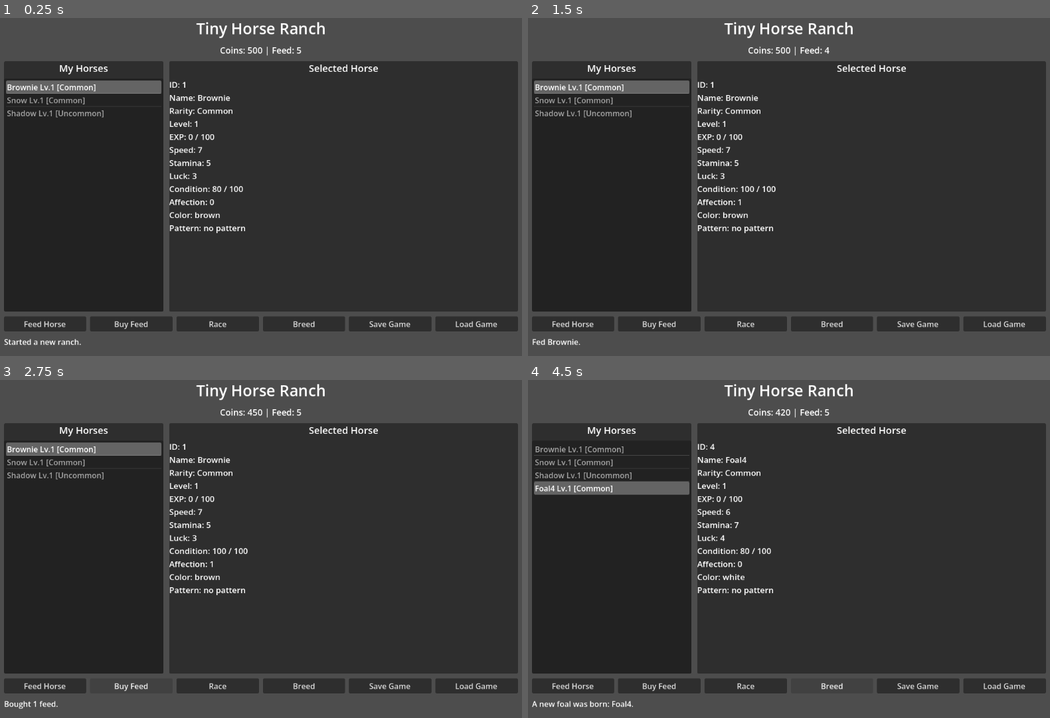
Above: before the commit, frames 1-4 (two rows, left to right).
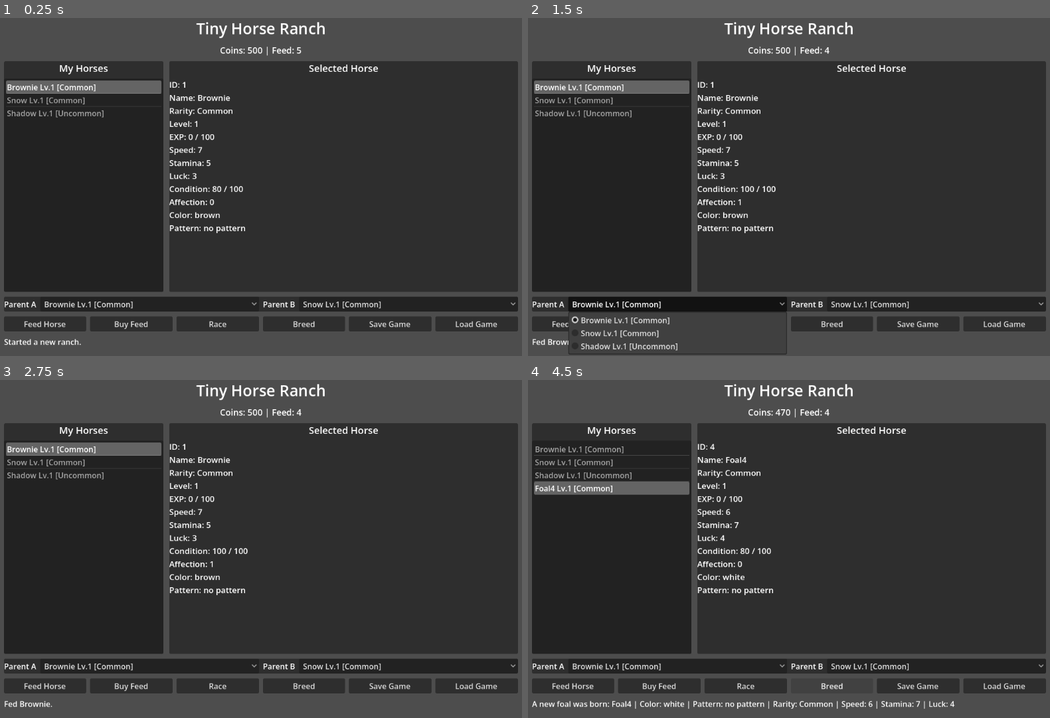
Above: after the commit, the same moments.

Repository: ahntaein12-droid/game
Game: Godot game, scene res://scenes/Main.tscn
Same seed, same stepped clock (60 frames per second), same inputs: the game is played once before the commit and once after it.
Inputs (mouse positions are in pixels of both pictures, inside the frame that each line leads up to):
- Up to frame 1 (0.25 s): no input
- Up to frame 2 (1.5 s): click "Feed Horse" at 0.5 s; click (679, 305) at 1.25 s, where only the run after the commit has a clickable "Brownie Lv.1 [Common]"
- Up to frame 3 (2.75 s): click "Buy Feed" at 2 s
- Up to frame 4 (4.5 s): click (935, 667) at 2.75 s, where only the run after the commit has a clickable "Snow Lv.1 [Common]"; click "Race" at 3.5 s; click "Breed" at 4.25 s

The runs differ from the first frame. In frame 1, 1.7% of the frame differs, in the area x 0-100%, y 80-87%; in frame 2, 3.4%, in the area x 0-100%, y 80-100%; in frame 3, 1.9%; in frame 4, 2.2%.

Commit message:
Add selectable breeding parents

Diff:
--- a/scenes/Main.tscn
+++ b/scenes/Main.tscn
@@ -84,6 +84,31 @@
 vertical_alignment = 0
 theme_override_font_sizes/font_size = 17
 
+[node name="BreedingPanel" type="PanelContainer" parent="RootMargin/Root"]
+layout_mode = 2
+
+[node name="BreedingBox" type="HBoxContainer" parent="RootMargin/Root/BreedingPanel"]
+layout_mode = 2
+theme_override_constants/separation = 8
+
+[node name="ParentALabel" type="Label" parent="RootMargin/Root/BreedingPanel/BreedingBox"]
+layout_mode = 2
+text = "Parent A"
+vertical_alignment = 1
+
+[node name="ParentAOption" type="OptionButton" parent="RootMargin/Root/BreedingPanel/BreedingBox"]
+layout_mode = 2
+size_flags_horizontal = 3
+
+[node name="ParentBLabel" type="Label" parent="RootMargin/Root/BreedingPanel/BreedingBox"]
+layout_mode = 2
+text = "Parent B"
+vertical_alignment = 1
+
+[node name="ParentBOption" type="OptionButton" parent="RootMargin/Root/BreedingPanel/BreedingBox"]
+layout_mode = 2
+size_flags_horizontal = 3
+
 [node name="ButtonRow" type="HBoxContainer" parent="RootMargin/Root"]
 layout_mode = 2
 theme_override_constants/separation = 8
--- a/scripts/Main.gd
+++ b/scripts/Main.gd
@@ -16,12 +16,17 @@
 @onready var breed_button: Button = $RootMargin/Root/ButtonRow/BreedButton
 @onready var save_button: Button = $RootMargin/Root/ButtonRow/SaveButton
 @onready var load_button: Button = $RootMargin/Root/ButtonRow/LoadButton
+@onready var parent_a_option: OptionButton = $RootMargin/Root/BreedingPanel/BreedingBox/ParentAOption
+@onready var parent_b_option: OptionButton = $RootMargin/Root/BreedingPanel/BreedingBox/ParentBOption
 
 var coins := 500
 var feed := 5
 var horses: Array = []
 var next_horse_id := 1
 var selected_horse_index := 0
+var selected_parent_a_id := -1
+var selected_parent_b_id := -1
+var is_refreshing_parent_options := false
 var rng := RandomNumberGenerator.new()
 
 func _ready() -> void:
@@ -43,6 +48,8 @@
 	prepare_button(save_button)
 	prepare_button(load_button)
 	horse_list.item_selected.connect(Callable(self, "_on_horse_selected"))
+	parent_a_option.item_selected.connect(Callable(self, "_on_parent_a_selected"))
+	parent_b_option.item_selected.connect(Callable(self, "_on_parent_b_selected"))
 	feed_button.pressed.connect(Callable(self, "_on_feed_pressed"))
 	buy_feed_button.pressed.connect(Callable(self, "_on_buy_feed_pressed"))
 	race_button.pressed.connect(Callable(self, "_on_race_pressed"))
@@ -83,6 +90,8 @@
 	add_horse(make_horse("Snow", "Common", "white", "no pattern", 4, 8, 4))
 	add_horse(make_horse("Shadow", "Uncommon", "black", "stripe", 8, 6, 5))
 	selected_horse_index = 0
+	selected_parent_a_id = int(horses[0]["id"])
+	selected_parent_b_id = int(horses[1]["id"])
 
 func make_horse(name: String, rarity: String, color: String, pattern: String, speed: int, stamina: int, luck: int) -> Dictionary:
 	var horse := {
@@ -112,6 +121,22 @@
 	refresh_detail()
 	show_message("Selected %s." % str(get_selected_horse().get("name", "horse")))
 
+func _on_parent_a_selected(index: int) -> void:
+	if is_refreshing_parent_options:
+		return
+	selected_parent_a_id = get_parent_option_horse_id(parent_a_option, index)
+	if selected_parent_a_id == selected_parent_b_id:
+		selected_parent_b_id = find_different_horse_id(selected_parent_a_id)
+	refresh_parent_options()
+
+func _on_parent_b_selected(index: int) -> void:
+	if is_refreshing_parent_options:
+		return
+	selected_parent_b_id = get_parent_option_horse_id(parent_b_option, index)
+	if selected_parent_b_id == selected_parent_a_id:
+		selected_parent_a_id = find_different_horse_id(selected_parent_b_id)
+	refresh_parent_options()
+
 func _on_feed_pressed() -> void:
 	print("Feed button pressed")
 	var horse := get_selected_horse()
@@ -203,13 +228,22 @@
 		print("Breed failed: not enough coins")
 		return
 
+	var parent_a := get_horse_by_id(selected_parent_a_id)
+	var parent_b := get_horse_by_id(selected_parent_b_id)
+	if parent_a.is_empty() or parent_b.is_empty():
+		show_message("Select two horses to breed.")
+		print("Breed failed: missing parent selection")
+		return
+	if int(parent_a["id"]) == int(parent_b["id"]):
+		show_message("Please select two different horses.")
+		print("Breed failed: same parent selected")
+		return
+
 	coins -= BREED_COST
-	var parent_a: Dictionary = horses[0]
-	var parent_b: Dictionary = horses[1]
 	var foal := make_foal(parent_a, parent_b)
 	add_horse(foal)
 	selected_horse_index = horses.size() - 1
-	show_message("A new foal was born: %s." % str(foal["name"]))
+	show_message(get_foal_message(foal))
 	print("A new foal was born: %s. Coins: %d." % [str(foal["name"]), coins])
 	update_ui()
 
@@ -226,6 +260,26 @@
 	if selected_horse_index < 0 or selected_horse_index >= horses.size():
 		return {}
 	return horses[selected_horse_index]
+
+func get_horse_by_id(horse_id: int) -> Dictionary:
+	for horse in horses:
+		if horse is Dictionary and int(horse.get("id", -1)) == horse_id:
+			return horse as Dictionary
+	return {}
+
+func get_parent_option_horse_id(option: OptionButton, index: int) -> int:
+	if index < 0 or index >= option.get_item_count():
+		return -1
+	return int(option.get_item_metadata(index))
+
+func find_different_horse_id(horse_id: int) -> int:
+	for horse in horses:
+		if not (horse is Dictionary):
+			continue
+		var candidate_id := int(horse.get("id", -1))
+		if candidate_id != horse_id:
+			return candidate_id
+	return -1
 
 func make_foal(parent_a: Dictionary, parent_b: Dictionary) -> Dictionary:
 	var foal_id := next_horse_id
@@ -265,6 +319,17 @@
 		return "Uncommon"
 	return "Common"
 
+func get_foal_message(foal: Dictionary) -> String:
+	return "A new foal was born: %s | Color: %s | Pattern: %s | Rarity: %s | Speed: %d | Stamina: %d | Luck: %d" % [
+		str(foal["name"]),
+		str(foal["color"]),
+		str(foal["pattern"]),
+		str(foal["rarity"]),
+		int(foal["speed"]),
+		int(foal["stamina"]),
+		int(foal["luck"])
+	]
+
 func get_race_place(score: int) -> int:
 	if score >= 40:
 		return 1
@@ -340,6 +405,7 @@
 	if horses.is_empty():
 		setup_default_data()
 	selected_horse_index = 0
+	reset_parent_selection()
 	show_message("Game loaded.")
 	print("Game loaded from %s." % SAVE_PATH)
 
@@ -349,6 +415,7 @@
 func update_ui() -> void:
 	refresh_stats()
 	refresh_horse_list()
+	refresh_parent_options()
 	refresh_detail()
 
 func refresh_stats() -> void:
@@ -369,6 +436,56 @@
 
 	selected_horse_index = clampi(selected_horse_index, 0, horses.size() - 1)
 	horse_list.select(selected_horse_index)
+
+func refresh_parent_options() -> void:
+	is_refreshing_parent_options = true
+	ensure_parent_selection()
+	fill_parent_option(parent_a_option, selected_parent_a_id)
+	fill_parent_option(parent_b_option, selected_parent_b_id)
+	is_refreshing_parent_options = false
+
+func ensure_parent_selection() -> void:
+	if horses.is_empty():
+		selected_parent_a_id = -1
+		selected_parent_b_id = -1
+		return
+
+	if get_horse_by_id(selected_parent_a_id).is_empty():
+		selected_parent_a_id = int(horses[0].get("id", -1))
+	if horses.size() == 1:
+		selected_parent_b_id = -1
+		return
+	if get_horse_by_id(selected_parent_b_id).is_empty() or selected_parent_b_id == selected_parent_a_id:
+		selected_parent_b_id = find_different_horse_id(selected_parent_a_id)
+
+func reset_parent_selection() -> void:
+	if horses.is_empty():
+		selected_parent_a_id = -1
+		selected_parent_b_id = -1
+		return
+	selected_parent_a_id = int(horses[0].get("id", -1))
+	selected_parent_b_id = find_different_horse_id(selected_parent_a_id)
+
+func fill_parent_option(option: OptionButton, selected_id: int) -> void:
+	option.clear()
+	for horse in horses:
+		option.add_item("%s Lv.%d [%s]" % [
+			str(horse.get("name", "Horse")),
+			int(horse.get("level", 1)),
+			str(horse.get("rarity", "Common"))
+		])
+		option.set_item_metadata(option.get_item_count() - 1, int(horse.get("id", -1)))
+
+	if option.get_item_count() == 0:
+		option.disabled = true
+		return
+
+	option.disabled = false
+	for index in range(option.get_item_count()):
+		if get_parent_option_horse_id(option, index) == selected_id:
+			option.select(index)
+			return
+	option.select(0)
 
 func refresh_detail() -> void:
 	var horse := get_selected_horse()
